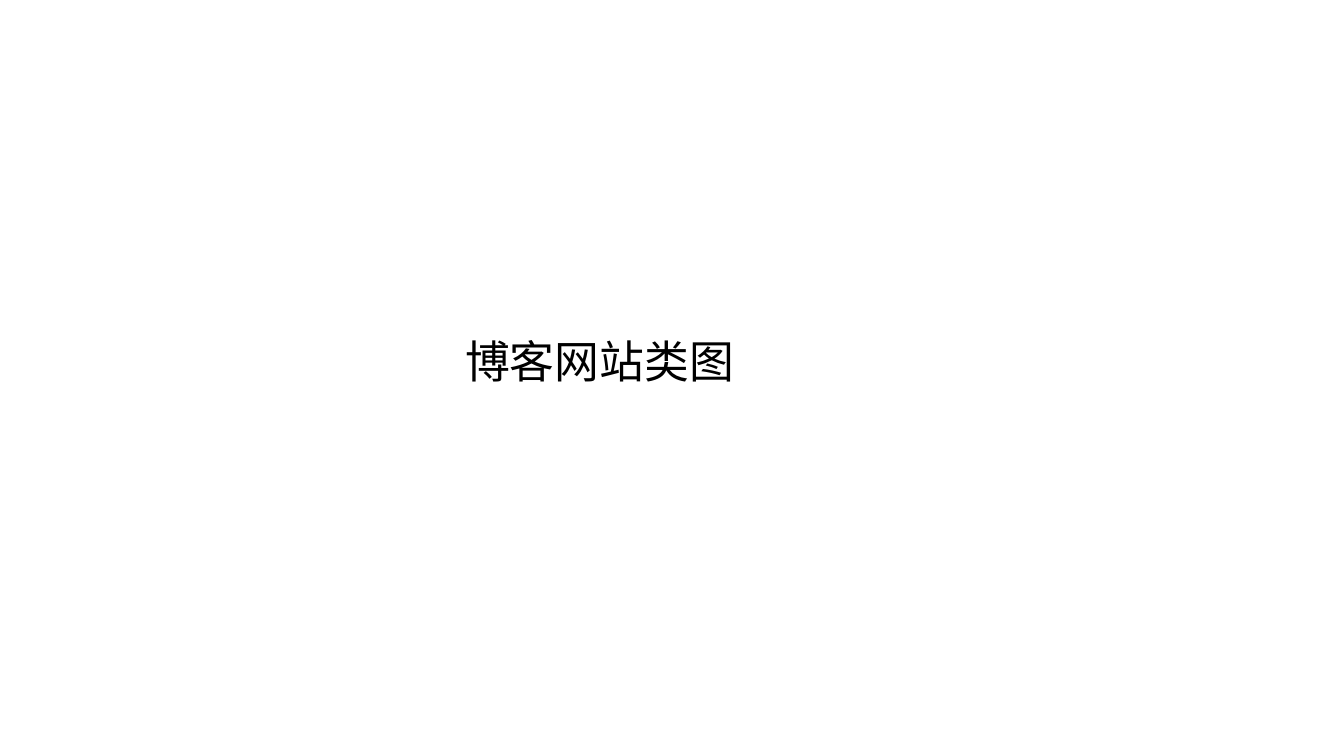
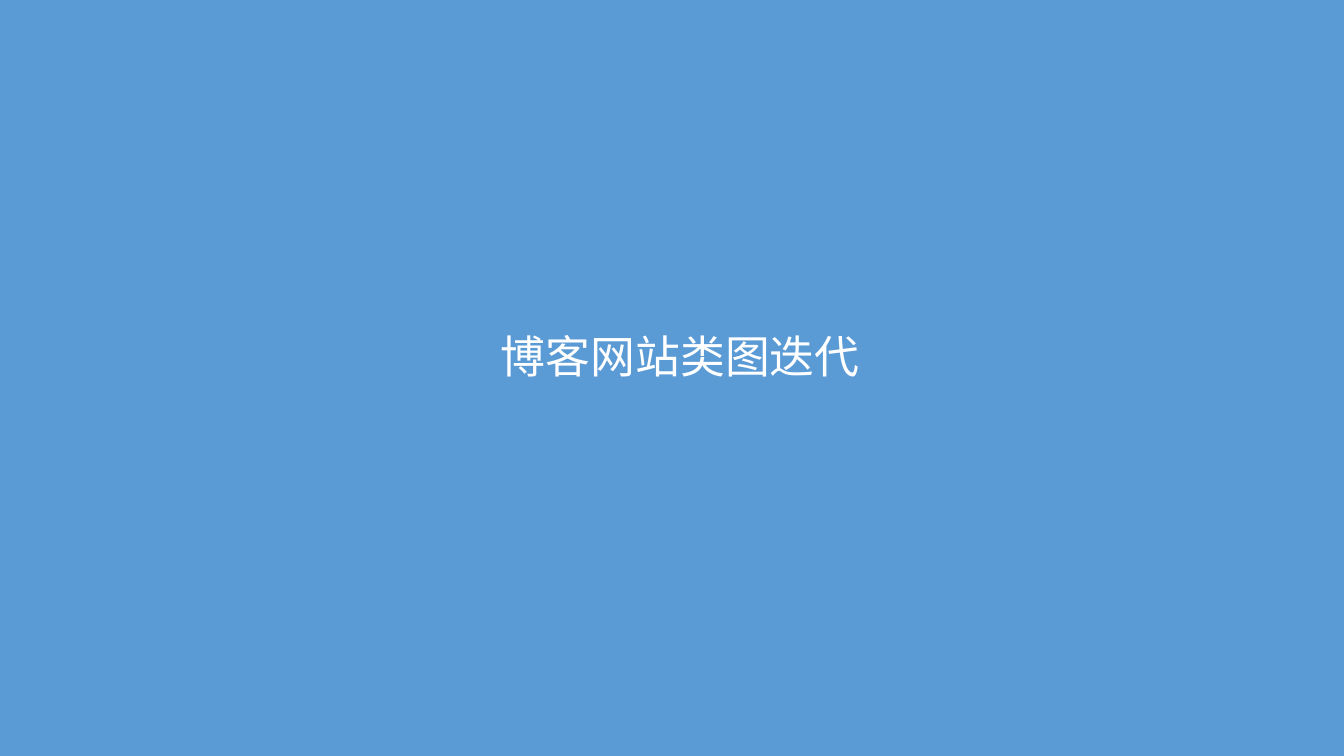
Before and after one commit to gitxiaowen/Docs, a slide deck: slide 1 of 类图迭代.pptx. Drawn at 1344x756 pixels with LibreOffice and Linux fonts; fonts in the diff are those of the drawing. Boxes give left, top, right and bottom in pixels: in the first picture for what was removed or moved away, otherwise in the second. Text is boxed around its words. In the diff, an @@ line names an element or a change of style, - is before the commit and + after.

Commit message:
更新了PDM图、修改了类图

```diff
--- a/类图迭代.pptx
+++ b/类图迭代.pptx
@@ background #FFFFFF to #5B9BD5 @@
@@ text at box(501, 335, 860, 377): text changed; text colour #000000 to #FFFFFF @@
-博客网站类图
+博客网站类图迭代
```
Also in this commit, not shown: 3 other slides changed, 4 slides added, 1 slide removed, 3 other files.
